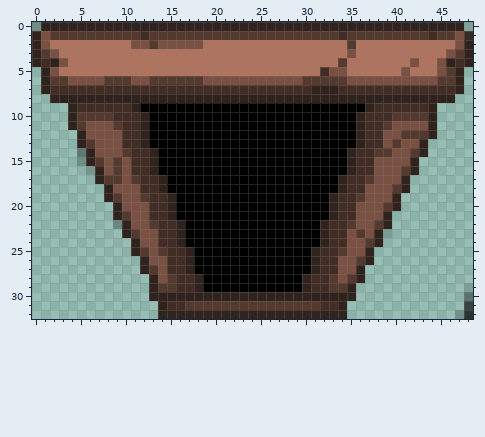
Pixel-art sprite: app/src/main/res/drawable/puerta_sala_arriba.png. The first picture shows the starting point.
The file is 49x33 pixels. Pixels under 10% opacity are left out. Colours within 5 levels of each other are drawn and written as one.
The same view after the edit:
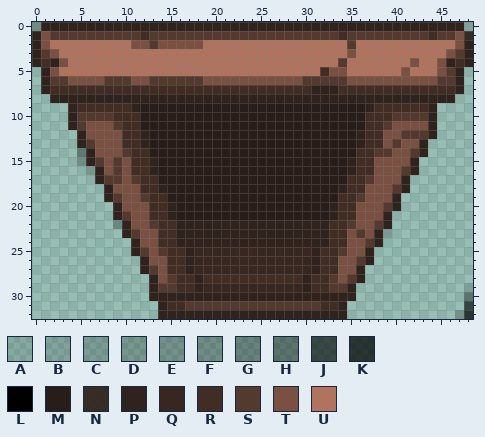
Palette (. is transparent): A #0000001c  B #00000025  C #0000002f  D #00000036  E #0000003c  F #00000042  G #00000051  H #00000065  J #0000009e  K #000000b8  L #000000  M #281d19  N #30221dee  P #30221d  Q #382720  R #422d25  S #54392f  T #795041  U #b0735d
Edits made:
@@ x 10..38 @@
  8 PPPPPPPPPPPPPPPPPPPPPPPPPPPPP
- 9 RPLLLLLLLLLLLLLLLLLLLLLLLLLPR
-10 RRPLLLLLLLLLLLLLLLLLLLLLLLPRR
-11 RRPLLLLLLLLLLLLLLLLLLLLLLLPRR
-12 RRPLLLLLLLLLLLLLLLLLLLLLLLPRR
-13 RRPLLLLLLLLLLLLLLLLLLLLLLLPRR
-14 SRRPLLLLLLLLLLLLLLLLLLLLLPRRS
-15 TRRPLLLLLLLLLLLLLLLLLLLLLPRRT
-16 TRRPLLLLLLLLLLLLLLLLLLLLLPRRT
-17 TSRRPLLLLLLLLLLLLLLLLLLLPRRST
-18 TTRRPLLLLLLLLLLLLLLLLLLLPRRTT
-19 TTSRRPLLLLLLLLLLLLLLLLLPRRSTT
-20 TTTRRPLLLLLLLLLLLLLLLLLPRRTTT
-21 STTRRPLLLLLLLLLLLLLLLLLPRRTTT
-22 PTTSRRPLLLLLLLLLLLLLLLPRRSTTS
-23 PSTTRRPLLLLLLLLLLLLLLLPRRTSTP
-24 .PTTRRPLLLLLLLLLLLLLLLPRRTTSP
-25 .PSTSRRPLLLLLLLLLLLLLPRRSTTP.
-26 ..PTTRRPLLLLLLLLLLLLLPRRTTSP.
-27 ..PSTRRPLLLLLLLLLLLLLPRRTTP..
-28 ...PTSRRPLLLLLLLLLLLPRRSTSP..
-29 ...PSSRRPLLLLLLLLLLLPRRSSP...
+ 9 RPMMMMMMMMMMMMMMMMMMMMMMMMMPR
+10 RRMMMMMMMMMMMMMMMMMMMMMMMMMRR
+11 RRMMMMMMMMMMMMMMMMMMMMMMMMMRR
+12 RRPMMMMMMMMMMMMMMMMMMMMMMMPRR
+13 RRPMMMMMMMMMMMMMMMMMMMMMMMPRR
+14 SRRMMMMMMMMMMMMMMMMMMMMMMMRRS
+15 TRRPMMMMMMMMMMMMMMMMMMMMMPRRT
+16 TRRPMMMMMMMMMMMMMMMMMMMMMPRRT
+17 TSRRMMMMMMMMMMMMMMMMMMMMMRRST
+18 TTRRPMMMMMMMMMMMMMMMMMMMPRRTT
+19 TTSRRMMMMMMMMMMMMMMMMMMMRRSTT
+20 TTTRRPMMMMMMMMMMMMMMMMMPRRTTT
+21 STTRRPMMMMMMMMMMMMMMMMMPRRTTT
+22 PTTSRRPPPPPPPPPPPPPPPPPRRSTTS
+23 PSTTRRPPPPPPPPPPPPPPPPPRRTSTP
+24 .PTTRRPPPPPPPPPPPPPPPPPRRTTSP
+25 .PSTSRRPQQQQQQQQQQQQQPRRSTTP.
+26 ..PTTRRPQQQQQQQQQQQQQPRRTTSP.
+27 ..PSTRRPQQQQQQQQQQQQQPRRTTP..
+28 ...PTSRRPRRRRRRRRRRRPRRSTSP..
+29 ...PSSRRPQQQQQQQQQQQPRRSSP...
 30 ...PPPPPPPPPPPPPPPPPPPPPPP...
Boxes around the changes in both pictures, in picture pixels (x1, y1, x2, y2):
changed: (140, 103, 365, 292)
